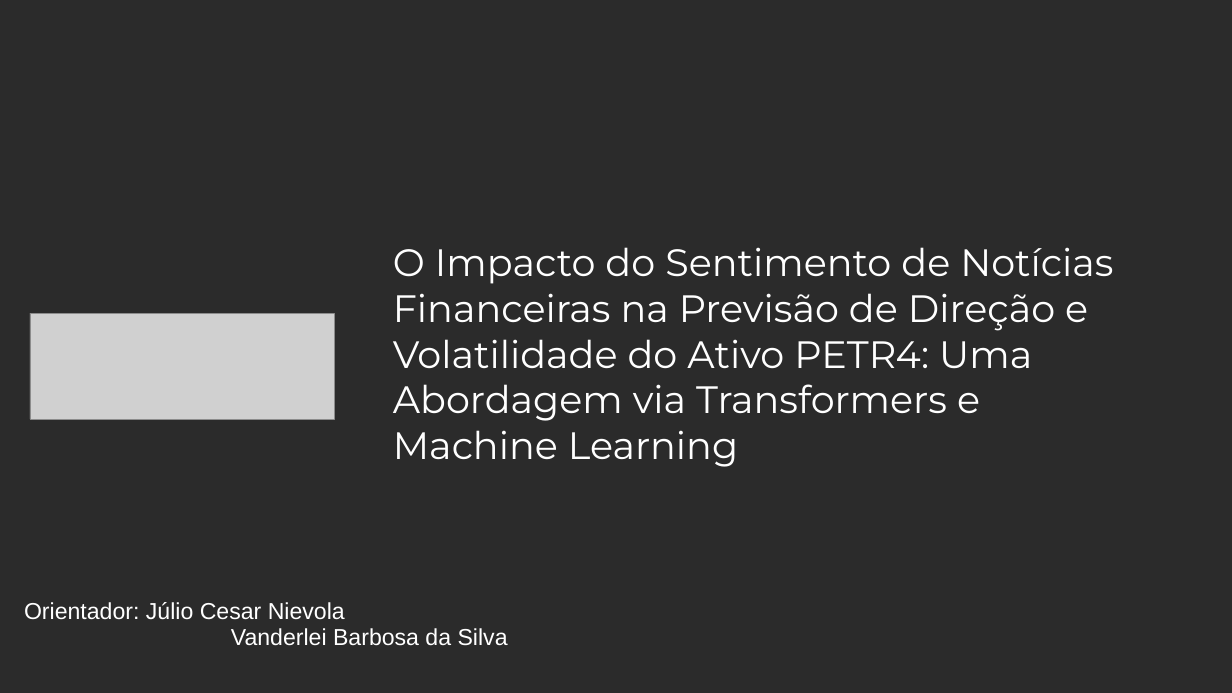
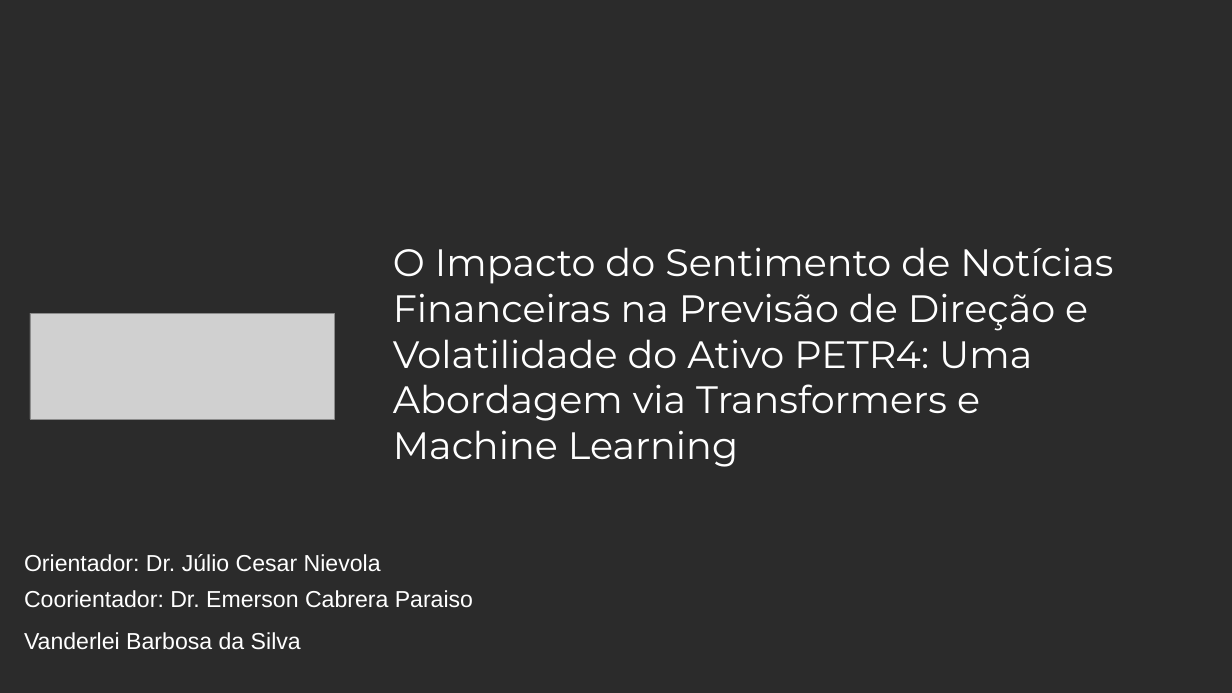
Before and after one commit to vanderbarbosa/coleta_dados_petr4, a slide deck: slide 1 of seminario_julho2026/Apresentacao_Seminario_Julho2026.pptx. Drawn at 1232x693 pixels with LibreOffice and Linux fonts; fonts in the diff are those of the drawing; grey boxes stand for pictures; background and template pictures are left out; a plain dark background stands for a picture behind light text. Boxes give left, top, right and bottom in pixels: in the first picture for what was removed or moved away, otherwise in the second. Text is boxed around its words. In the diff, an @@ line names an element or a change of style, - is before the commit and + after.

```diff
--- a/seminario_julho2026/Apresentacao_Seminario_Julho2026.pptx
+++ b/seminario_julho2026/Apresentacao_Seminario_Julho2026.pptx
@@ subtitle at (24, 554, 381, 572): text changed @@
-Orientador: Júlio Cesar Nievola
+Orientador: Dr. Júlio Cesar Nievola
@@ text added at (24, 590, 473, 608), 18 pt, text #FFFFFF @@
+Coorientador: Dr. Emerson Cabrera Paraiso
@@ text "Vanderlei Barbosa da Silva": place and size @@
-text "Vanderlei Barbosa da Silva" at (231, 628, 508, 646)
+text "Vanderlei Barbosa da Silva" at (24, 632, 301, 650)
```
Also in this commit, not shown: 15 other slides changed, 27 other files.
